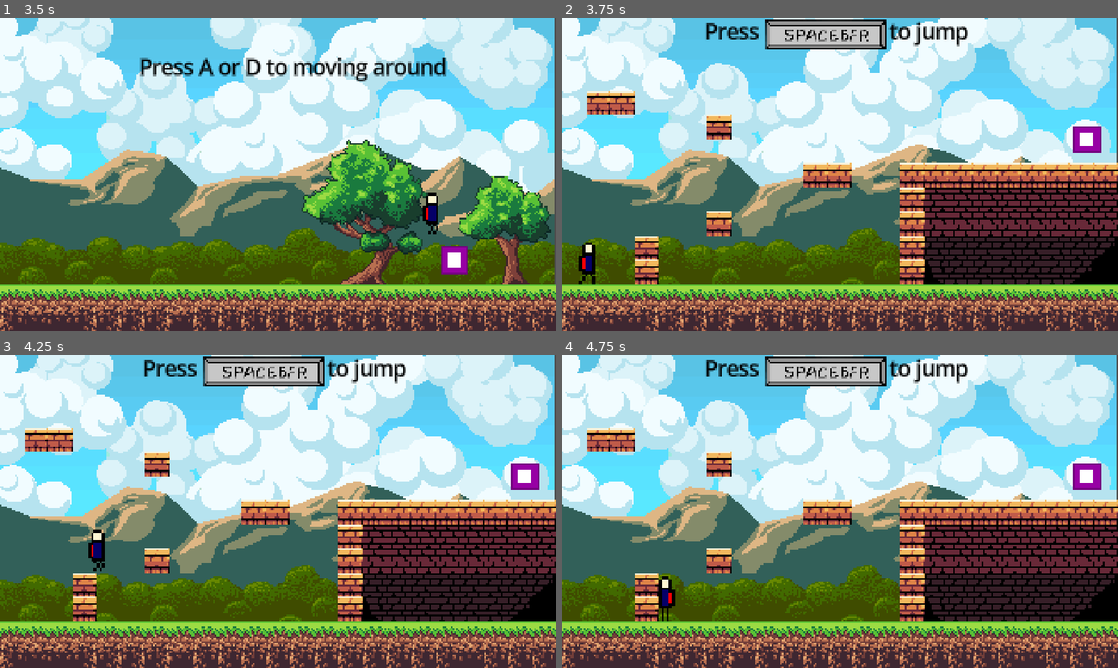
Above: before the commit, frames 1-4 (two rows, left to right).
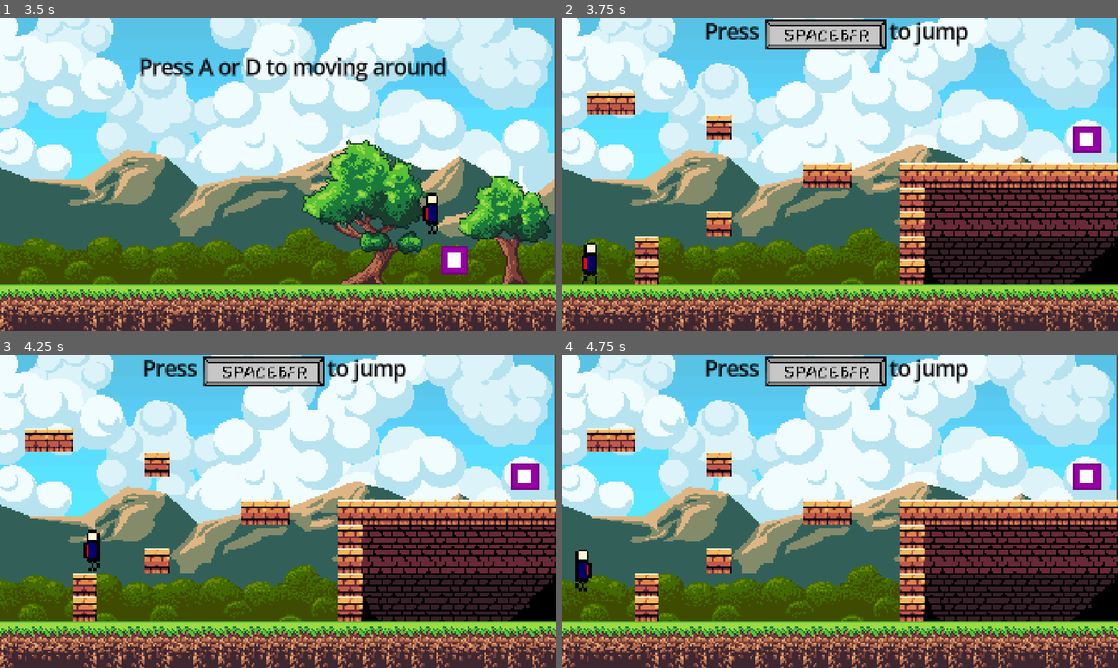
Above: after the commit, the same moments.

Repository: freddieI5/Jumping_Jeff
Game: Godot game, scene res://scene/main.tscn
Two runs of this game, one before a commit and one after it. Both use one fixed random seed, a clock stepped at 60 frames per second and the inputs below.
Inputs:
- Up to frame 1 (3.5 s): tap A (left) at 0.5, 1.25, 2 s; hold D (right) 0.53-2.03 s; tap Space (jump) at 0.77, 1.52, 3.02 s; hold A (left) 2.03-2.78 s; hold D (right) from 2.78 s (still down)
- Up to frame 2 (3.75 s): keep holding D (right); tap A (left) at 3.5 s
- Up to frame 3 (4.25 s): keep holding D (right); tap Space (jump) at 3.77 s
- Up to frame 4 (4.75 s): tap Enter at 4.25 s; release D (right) at 4.28 s; hold A (left) from 4.28 s (still down); tap Space (jump) at 4.52 s

Frame 1 is identical in both runs. In frame 2, 0.2% of the frame differs, in the area x 3-7%, y 71-86%; in frame 3, 0.3%; in frame 4, 0.6%, in the area x 2-21%, y 62-86%.

Commit message:
object

Diff:
--- a/object(scene)/next level.tscn
+++ b/object(scene)/next level.tscn
@@ -6,7 +6,7 @@
 [sub_resource type="RectangleShape2D" id="RectangleShape2D_hslyk"]
 size = Vector2(32, 32)
 
-[node name="Area2D" type="Area2D" unique_id=823911210]
+[node name="next level" type="Area2D" unique_id=823911210]
 script = ExtResource("1_ufb75")
 
 [node name="Sprite2D" type="Sprite2D" parent="." unique_id=917573378]
--- a/object(scene)/player.tscn
+++ b/object(scene)/player.tscn
@@ -115,7 +115,7 @@
 }]
 
 [sub_resource type="RectangleShape2D" id="RectangleShape2D_hslyk"]
-size = Vector2(6, 17)
+size = Vector2(10, 17)
 
 [node name="player" type="CharacterBody2D" unique_id=2077548633 groups=["player"]]
 script = ExtResource("1_ct4mp")
